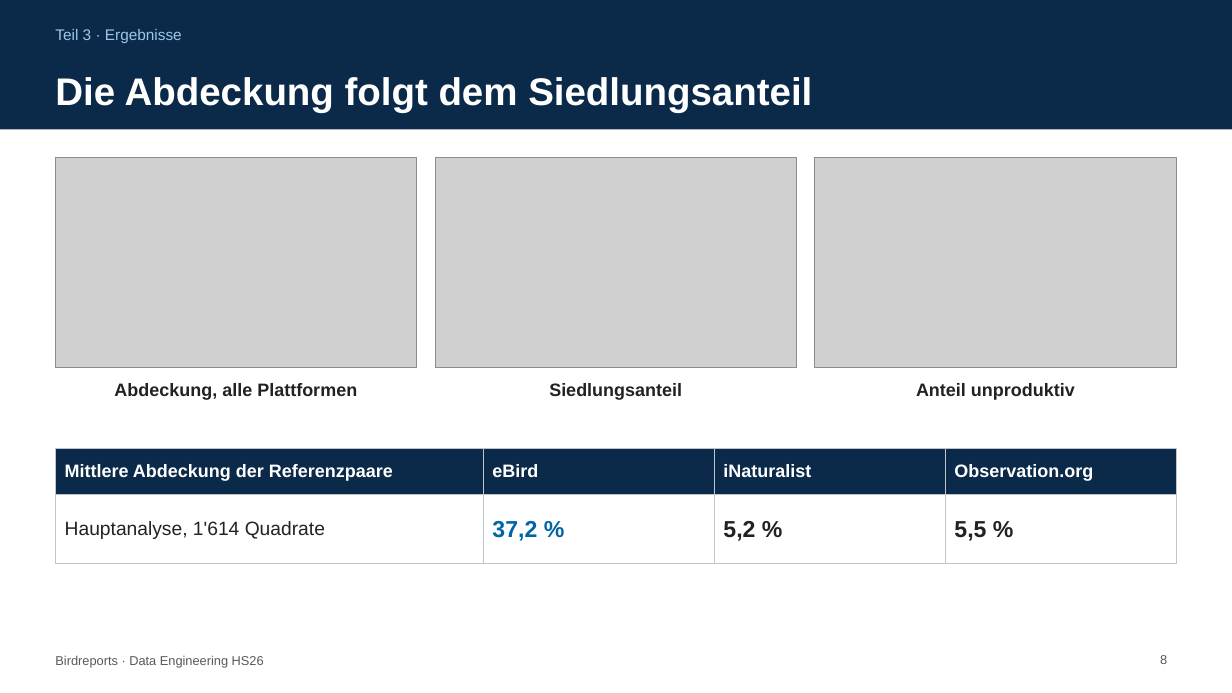
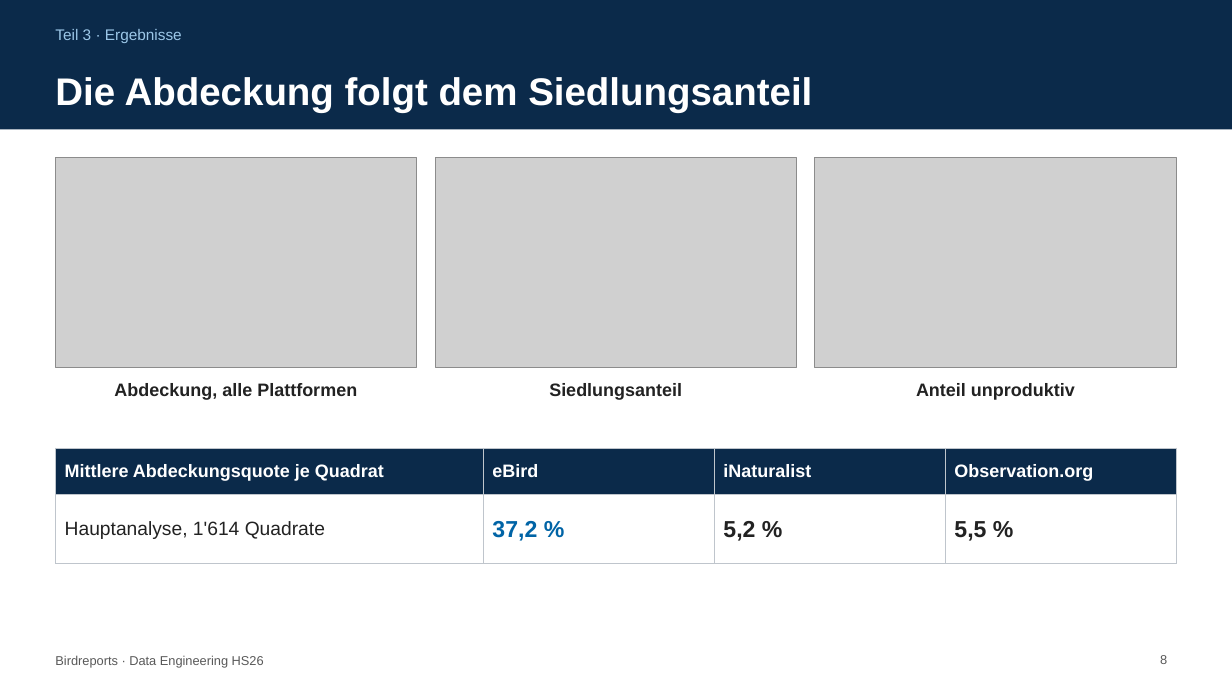
Before and after one commit to zhaw-marc/birdreports, a slide deck: slide 8 of docs/presentation/daeng_kolloquium1_rama_stermcnik_vogelmann_birdreports.pptx. Drawn at 1232x693 pixels with LibreOffice and Linux fonts; fonts in the diff are those of the drawing; grey boxes stand for pictures. Boxes give left, top, right and bottom in pixels: in the first picture for what was removed or moved away, otherwise in the second. Text is boxed around its words. In the diff, an @@ line names an element or a change of style, - is before the commit and + after.

```diff
--- a/docs/presentation/daeng_kolloquium1_rama_stermcnik_vogelmann_birdreports.pptx
+++ b/docs/presentation/daeng_kolloquium1_rama_stermcnik_vogelmann_birdreports.pptx
@@ table at bbox=[55, 448, 1177, 564] @@
-row 1, column 1: Mittlere Abdeckung der Referenzpaare
+row 1, column 1: Mittlere Abdeckungsquote je Quadrat
```
Also in this commit, not shown: 7 other slides changed, 1 slide added, 10 other files.
